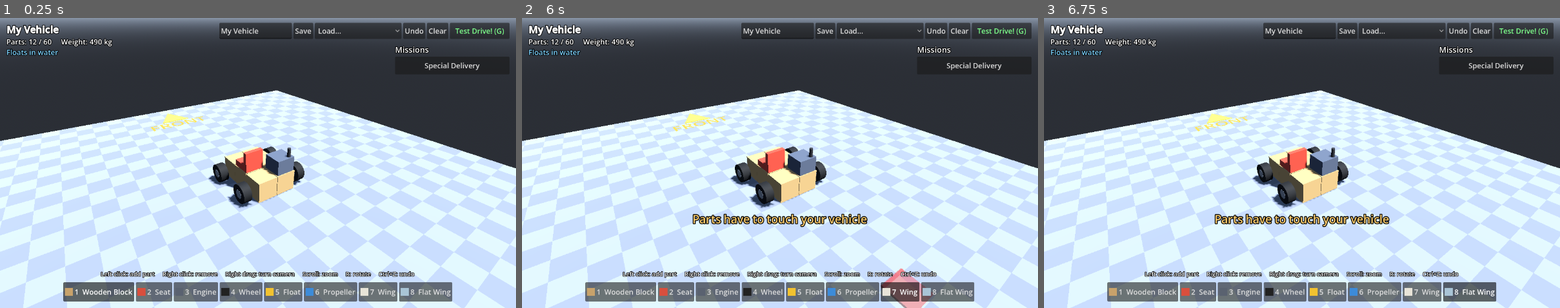
Above: before the commit, frames 1-3 (left to right).
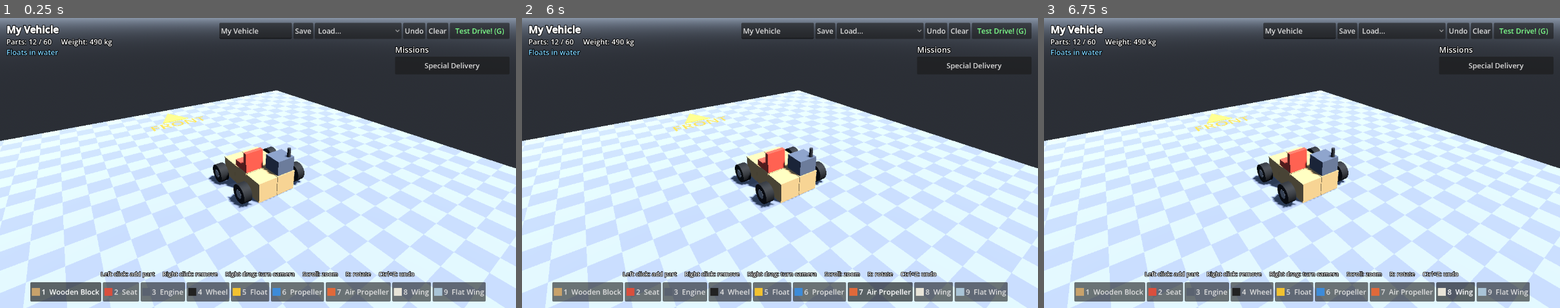
Above: after the commit, the same moments.

Repository: aaronrsiphone/Bodgeworks
Game: Godot game, scene res://garage/garage.tscn
Same seed, same stepped clock (60 frames per second), same inputs: the game is played once before the commit and once after it.
Inputs (mouse positions are in pixels of both pictures, inside the frame that each line leads up to):
- Up to frame 1 (0.25 s): no input
- Up to frame 2 (6 s): click "1 Wooden Block" at 0.5 s; click "2 Seat" at 1.25 s; click "3 Engine" at 2 s; click "4 Wheel" at 2.75 s; click "5 Float" at 3.5 s; click "6 Propeller" at 4.25 s; click (898, 290) at 5 s, where only the run before the commit has a clickable "7 Wing"; click (878, 290) at 5.75 s, where only the run after the commit has a clickable "7 Air Propeller"
- Up to frame 3 (6.75 s): click (1467, 290) at 6.5 s, where only the run before the commit has a clickable "8 Flat Wing"

The runs differ from the first frame. In frame 1, 2.3% of the frame differs, in the area x 5-95%, y 91-98%; in frame 2, 3.8%, in the area x 5-95%, y 67-100%; in frame 3, 3.2%.

Commit message:
Keep boat propeller air at 0.2; add Air Propeller for planes (review on #38)
The standard propeller goes back to air 0.2 (weak in air, as decided for
the baseline). New "air_propeller" part (orange, air 1.0) gives full push
in the air. The Plane now uses two air propellers instead of four boat
ones: 40 kg lighter, climbs 41.7 m in 10 s (min upright 0.85).

Co-Authored-By: Claude Opus 5.5 <noreply@anthropic.com>
Claude-Session: https://claude.ai/code/session_01Wif9jzWeYz7mmzr4x8yHzv

Diff:
--- a/data/blueprints/plane.json
+++ b/data/blueprints/plane.json
@@ -1,9 +1,8 @@
 {
-  "_comment": "A small plane. The four propellers pull from the front of the wing, the wheels get it up to speed, the big wing lifts it, and the flat tail wings at the back keep its nose steady. Hold W on a long straight and it takes off by itself.",
+  "_comment": "A small plane. The two air propellers pull from the front of the wing, the wheels get it up to speed, the big wing lifts it, and the flat tail wings at the back keep its nose steady. Hold W on a long straight and it takes off by itself.",
   "name": "Plane",
   "parts": [
-    { "part": "propeller", "pos": [-3, 0, -1] }, { "part": "propeller", "pos": [-2, 0, -1] },
-    { "part": "propeller", "pos": [2, 0, -1] }, { "part": "propeller", "pos": [3, 0, -1] },
+    { "part": "air_propeller", "pos": [-2, 0, -1] }, { "part": "air_propeller", "pos": [2, 0, -1] },
     { "part": "engine", "pos": [0, 0, -1] },
     { "part": "seat", "pos": [0, 1, -1] },
     { "part": "wheel", "pos": [-1, 0, -1] }, { "part": "wheel", "pos": [1, 0, -1] },
--- a/data/parts.json
+++ b/data/parts.json
@@ -1,5 +1,5 @@
 {
-  "_comment": "The part catalog. Every part the game knows a …(232 unchanged characters)… f its push it keeps out of the water (0.5 = half). A wing's area is its size in square m …(355 unchanged characters)…
+  "_comment": "The part catalog. Every part the game knows a …(232 unchanged characters)… f its push it keeps out of the water (0.2 = a fifth: a boat propeller; an air propeller keeps all of it). A wing's area is its size in square m …(355 unchanged characters)…
 
   "block": {
     "name": "Wooden Block",
@@ -39,7 +39,14 @@
     "mass": 20,
     "buoyancy": 10,
     "color": "#3d8bd9",
-    "thrust": { "force": 2500, "steer": 30, "air": 0.5 }
+    "thrust": { "force": 2500, "steer": 30, "air": 0.2 }
+  },
+  "air_propeller": {
+    "name": "Air Propeller",
+    "mass": 20,
+    "buoyancy": 10,
+    "color": "#e0693a",
+    "thrust": { "force": 2500, "steer": 30, "air": 1.0 }
   },
   "wing": {
     "name": "Wing",
--- a/vehicle/part_visuals.gd
+++ b/vehicle/part_visuals.gd
@@ -23,7 +23,7 @@
 			root.add_child(box(Vector3(0.9, 0.8, 0.2), Vector3(0, 0.05, 0.35), color))
 		"float":
 			root.add_child(cylinder(0.45, 0.95, color, Vector3(PI / 2, 0, 0)))
-		"propeller":
+		"propeller", "air_propeller":
 			root.add_child(cylinder(0.15, 0.6, Color("#5a6270"), Vector3(PI / 2, 0, 0)))
 			var blades := Node3D.new()
 			blades.name = "Spinner"
Not shown, changed: CLAUDE.md
Not shown, changed: docs/getting-started.md
Not shown, changed: docs/implementation-plan.md
